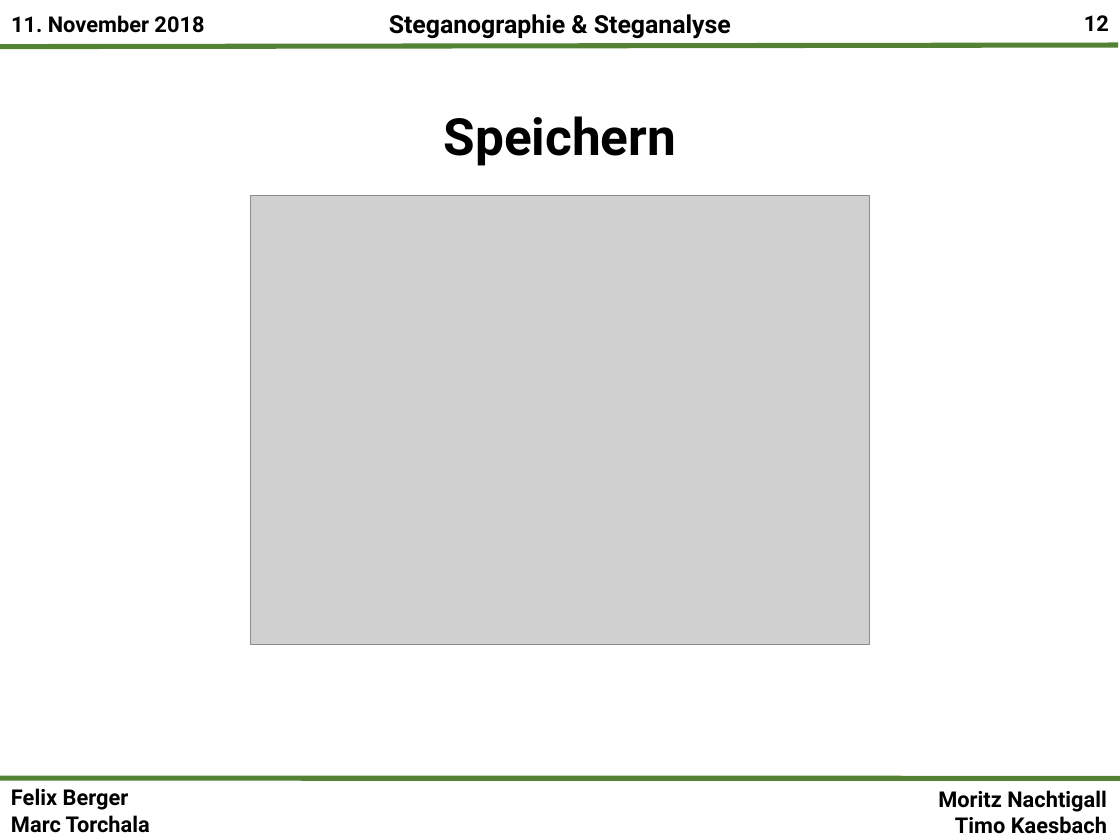
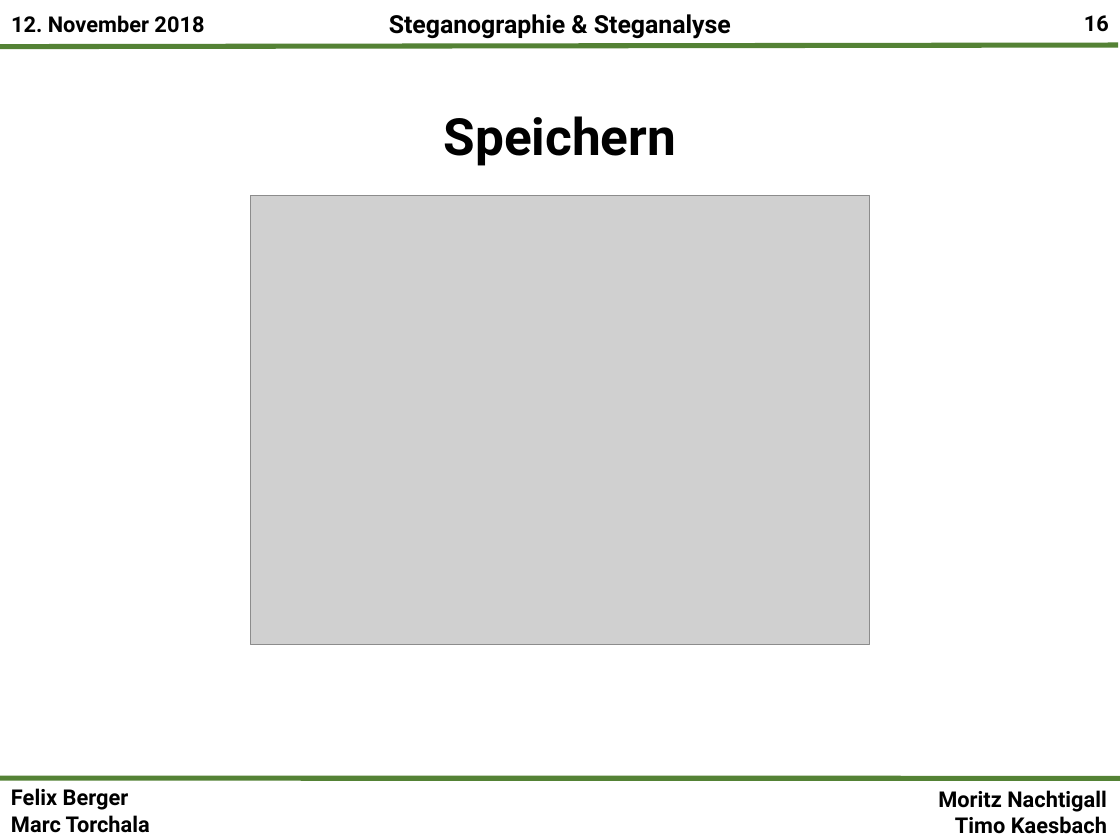
Before and after one commit to mtorchala/SteganographieSteganalyse, a slide deck: slide 16 of Präsentationen/Steganographie&Steganalyse_Gesamtpräsentation.pptx (slide 12 before the commit). Drawn at 1120x840 pixels with LibreOffice and Linux fonts; fonts in the diff are those of the drawing; grey boxes stand for pictures; background and template pictures are left out. Boxes give left, top, right and bottom in pixels: in the first picture for what was removed or moved away, otherwise in the second. Text is boxed around its words. In the diff, an @@ line names an element or a change of style, - is before the commit and + after.

```diff
--- a/Präsentationen/Steganographie&Steganalyse_Gesamtpräsentation.pptx
+++ b/Präsentationen/Steganographie&Steganalyse_Gesamtpräsentation.pptx
@@ text at [11, 15, 204, 33]: text changed @@
-11. November 2018
+12. November 2018
@@ page number at [1084, 15, 1109, 32]: text changed @@
-12
+16
```
Also in this commit, not shown: 15 other slides changed, 4 slides added, 1 other file.
